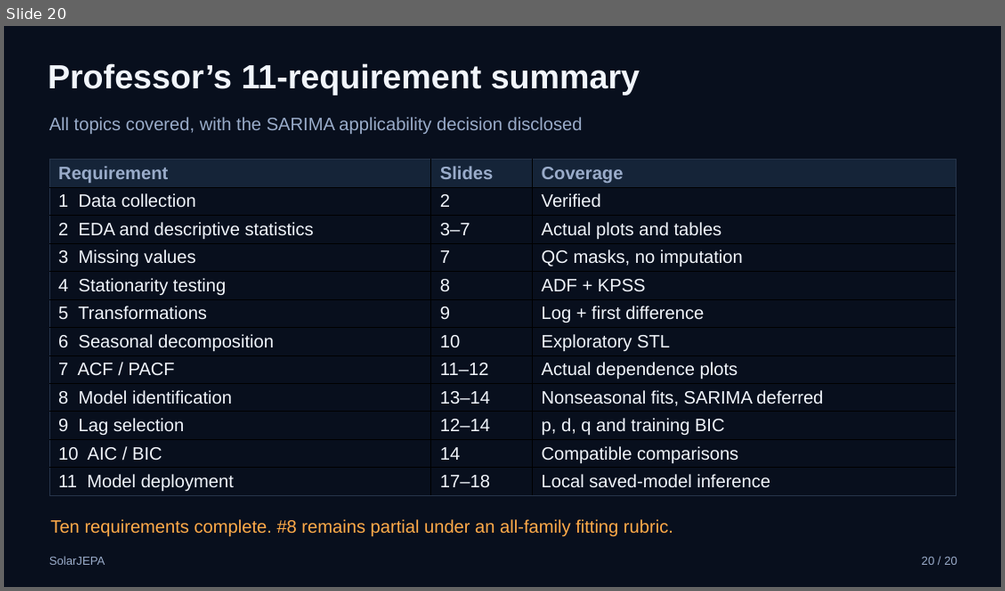
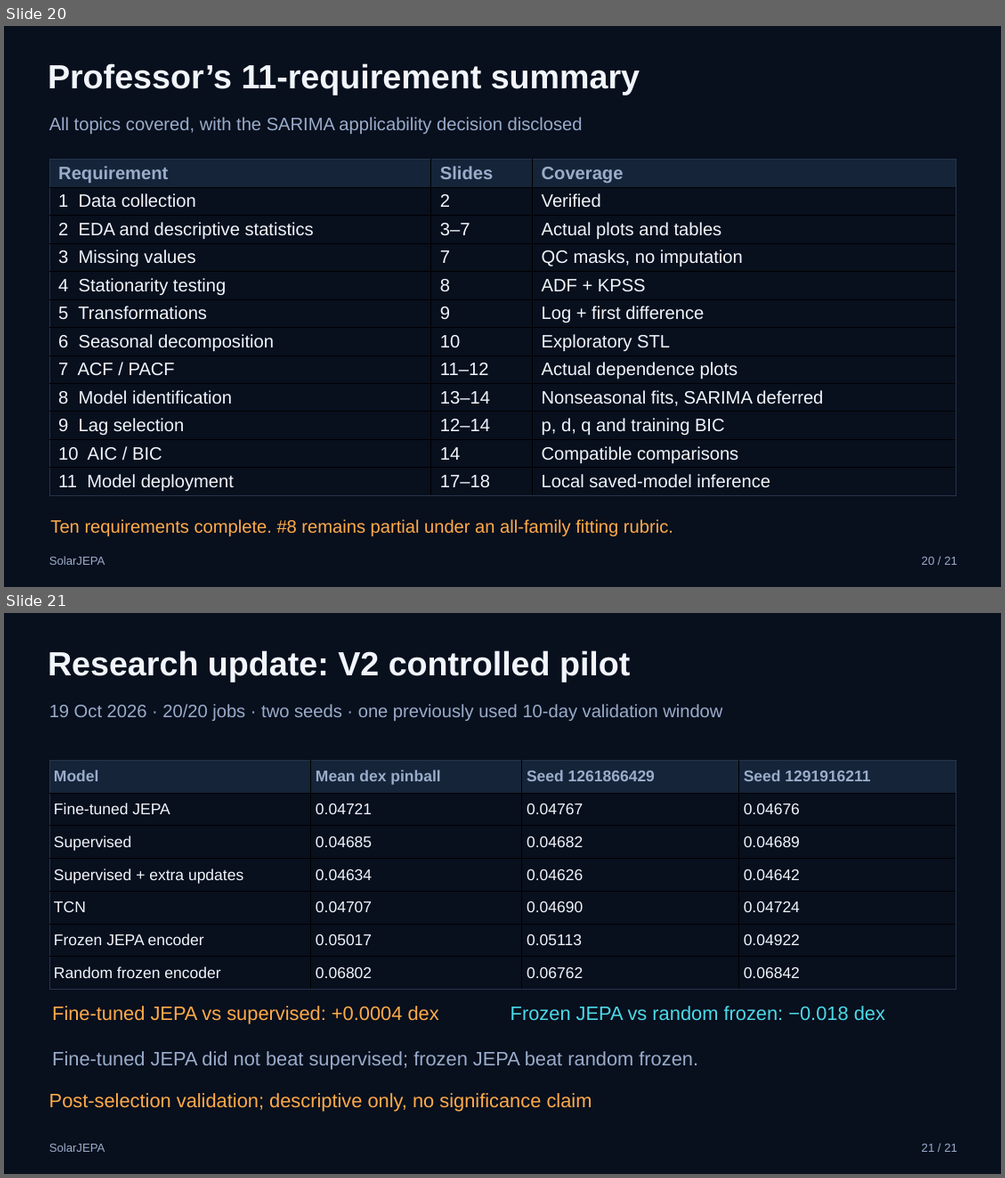
Before and after one commit to Neal-Salian/SolarJEPA, a slide deck: presentations/SolarJEPA_Final_Time_Series_Presentation.pptx. Shown one above the other, each under a label of ours: slide 20 before the commit, slides 20 and 21 after it. The pictures are 1005x591 and 1005x1178 pixels, drawn with LibreOffice and Linux fonts; fonts in the diff are those of the drawing. Boxes give left, top, right and bottom in pixels: in the first picture for what was removed or moved away, otherwise in the second. Text is boxed around its words. In the diff, an @@ line names an element or a change of style, - is before the commit and + after.

```diff
--- a/presentations/SolarJEPA_Final_Time_Series_Presentation.pptx
+++ b/presentations/SolarJEPA_Final_Time_Series_Presentation.pptx
@@ slide 21 added at box(4, 613, 1001, 1174), background #080F1D @@
@@ text added at box(48, 650, 630, 682), 32.2 pt, text #F1F5FB, bold @@
+Research update: V2 controlled pilot
@@ text added at box(49, 704, 722, 721), 17.2 pt, text #9AACCA @@
+19 Oct 2026 · 20/20 jobs · two seeds · one previously used 10-day validation window
@@ table added at box(48, 761, 955, 981), 7 rows, 4 columns @@
+Model | Mean dex pinball | Seed 1261866429 | Seed 1291916211
+Fine-tuned JEPA | 0.04721 | 0.04767 | 0.04676
+Supervised | 0.04685 | 0.04682 | 0.04689
+Supervised + extra updates | 0.04634 | 0.04626 | 0.04642
+TCN | 0.04707 | 0.04690 | 0.04724
+Frozen JEPA encoder | 0.05017 | 0.05113 | 0.04922
+Random frozen encoder | 0.06802 | 0.06762 | 0.06842
@@ text added at box(52, 1005, 439, 1024), 18.8 pt, text #FFAB49 @@
+Fine-tuned JEPA vs supervised: +0.0004 dex
@@ text added at box(510, 1005, 885, 1021), 18.8 pt, text #4CD9E8 @@
+Frozen JEPA vs random frozen: −0.018 dex
@@ text added at box(52, 1051, 698, 1070), 18.8 pt, text #9AACCA @@
+Fine-tuned JEPA did not beat supervised; frozen JEPA beat random frozen.
@@ text added at box(49, 1093, 592, 1111), 18.8 pt, text #FFAB49 @@
+Post-selection validation; descriptive only, no significance claim
@@ text added at box(49, 1143, 105, 1151), 11.2 pt, text #9AACCA @@
+SolarJEPA
@@ text added at box(922, 1143, 957, 1151), 11.2 pt, text #9AACCA @@
+21 / 21
@@ slide 20 changed as well @@
@@ text at box(922, 556, 957, 564): text changed @@
-20 / 20
+20 / 21
```
Also in this commit, not shown: 19 other slides changed, 7 other files.
